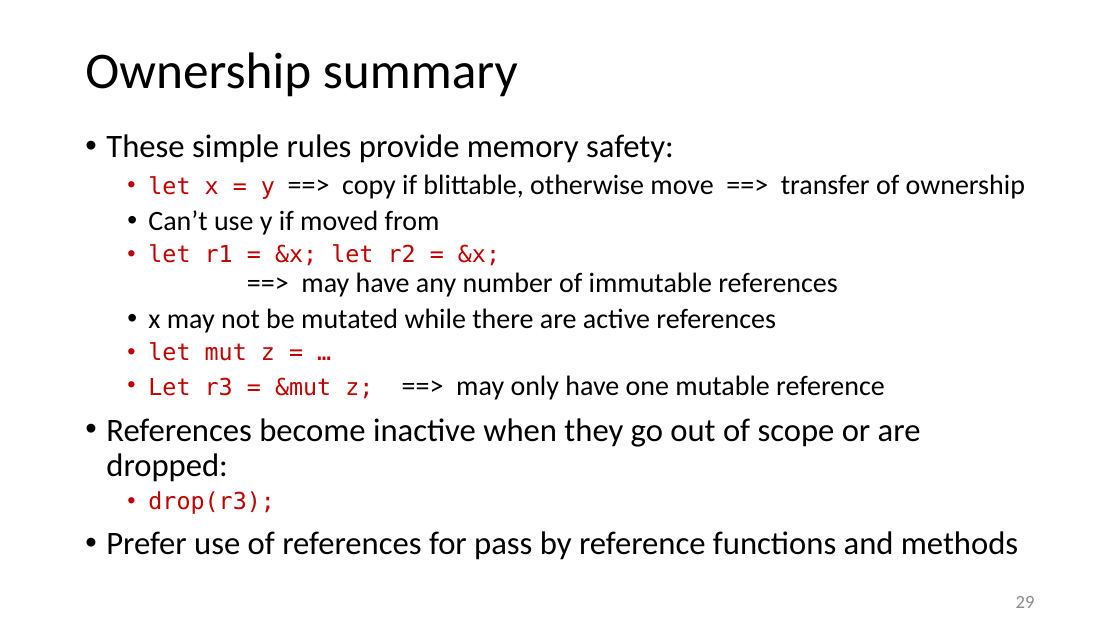
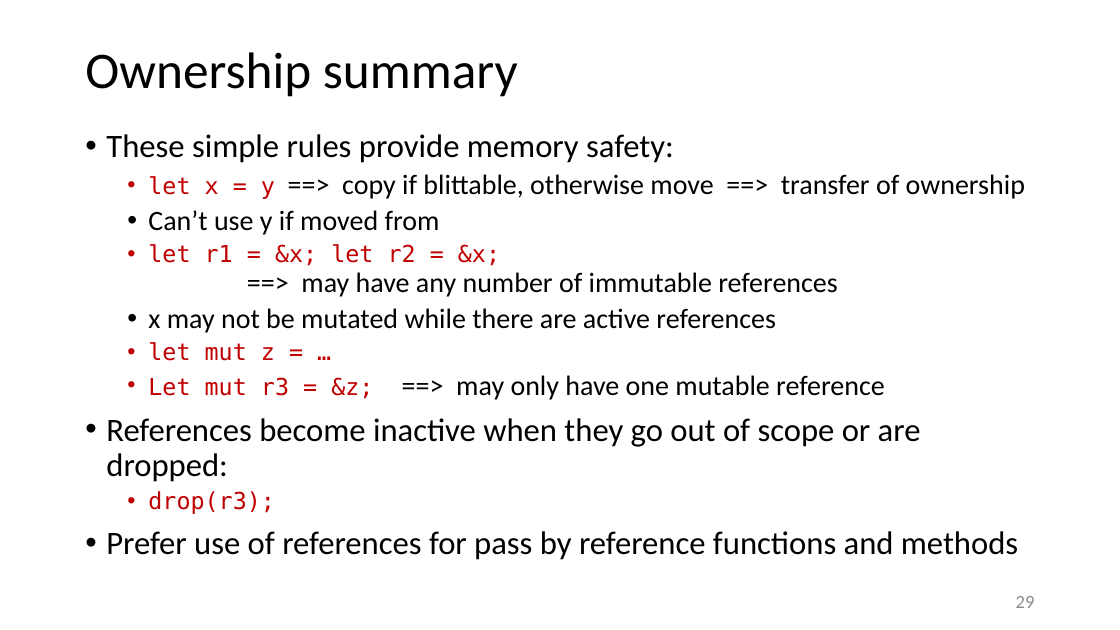
Before and after one commit to JimFawcett/JimFawcett.github.io, a slide deck: slide 29 of Resources/RustTour.pptx. Drawn at 1120x630 pixels with LibreOffice and Linux fonts; fonts in the diff are those of the drawing. Boxes give left, top, right and bottom in pixels: in the first picture for what was removed or moved away, otherwise in the second. Text is boxed around its words. In the diff, an @@ line names an element or a change of style, - is before the commit and + after.

```diff
--- a/Resources/RustTour.pptx
+++ b/Resources/RustTour.pptx
@@ text at [148, 375, 885, 400]: text changed @@
-  • Let r3 = &mut z; ==> may only have one mutable reference
+  • Let mut r3 = &z; ==> may only have one mutable reference
```
Also in this commit, not shown: 1 other slide changed, 5 other files.
